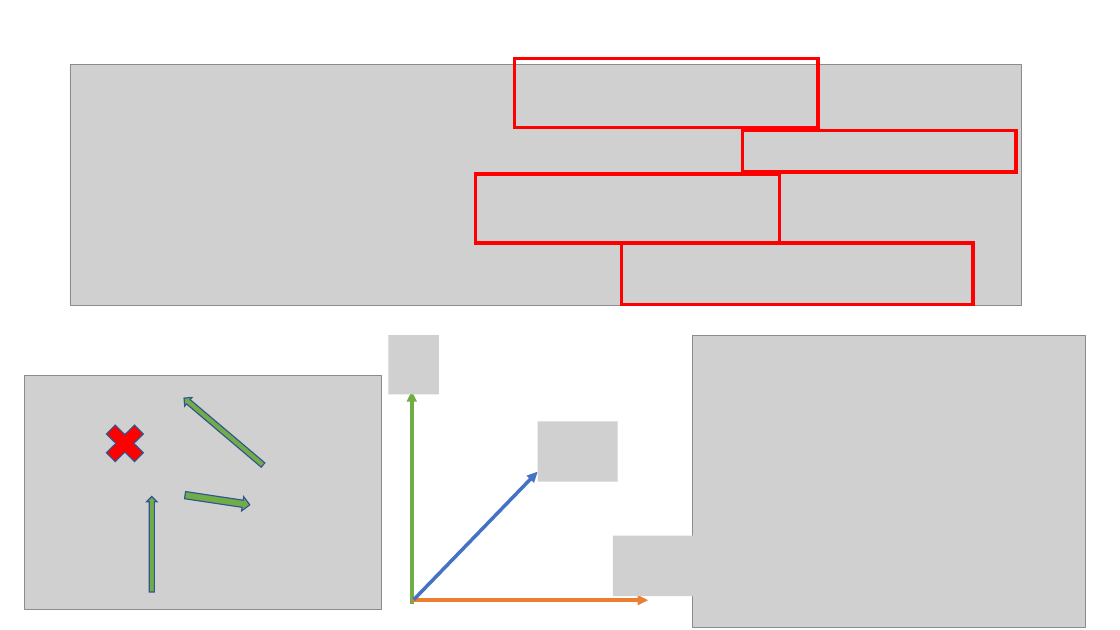
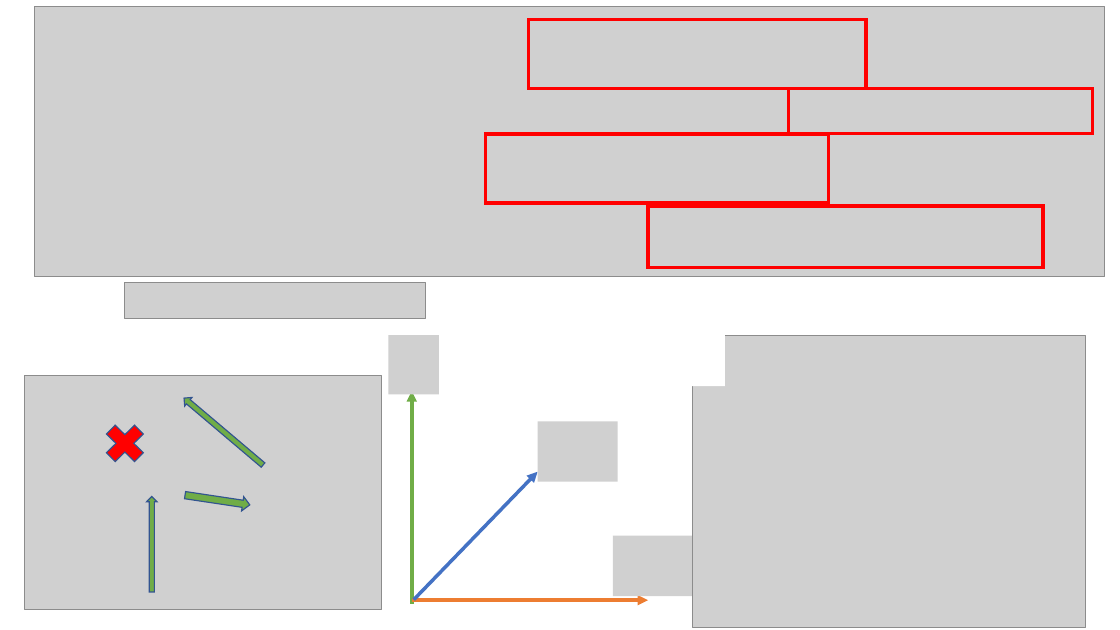
Before and after one commit to youjieyu888/circular-waveguide, a slide deck: slide 10 of Jieyu You.pptx (slide 11 before the commit). Drawn at 1120x630 pixels with LibreOffice and Linux fonts; fonts in the diff are those of the drawing; grey boxes stand for pictures. Boxes give left, top, right and bottom in pixels: in the first picture for what was removed or moved away, otherwise in the second. Text is boxed around its words. In the diff, an @@ line names an element or a change of style, - is before the commit and + after.

```diff
--- a/Jieyu You.pptx
+++ b/Jieyu You.pptx
@@ picture: place and size @@
-picture at <box>70,65,1021,305</box>
+picture at <box>34,7,1105,277</box>
@@ rectangle: place and size @@
-rectangle at <box>514,58,818,127</box>
+rectangle at <box>528,19,866,88</box>
@@ rectangle: place and size @@
-rectangle at <box>743,130,1017,172</box>
+rectangle at <box>789,89,1093,134</box>
@@ rectangle: place and size @@
-rectangle at <box>476,174,780,243</box>
+rectangle at <box>486,134,828,203</box>
@@ rectangle: place and size @@
-rectangle at <box>622,244,974,305</box>
+rectangle at <box>649,206,1044,267</box>
@@ picture added at <box>125,283,426,318</box> @@
@@ rectangle added at <box>686,335,725,386</box>, fill #FFFFFF @@
```
Also in this commit, not shown: 3 other slides changed, 1 slide removed.
